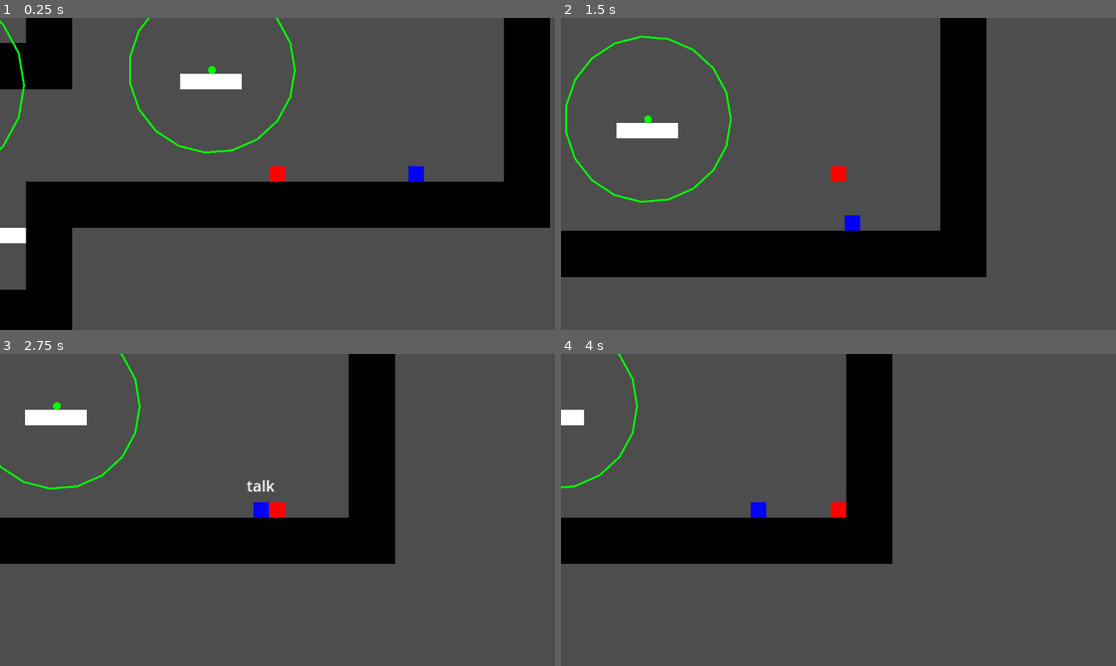
Above: before the commit, frames 1-4 (two rows, left to right).
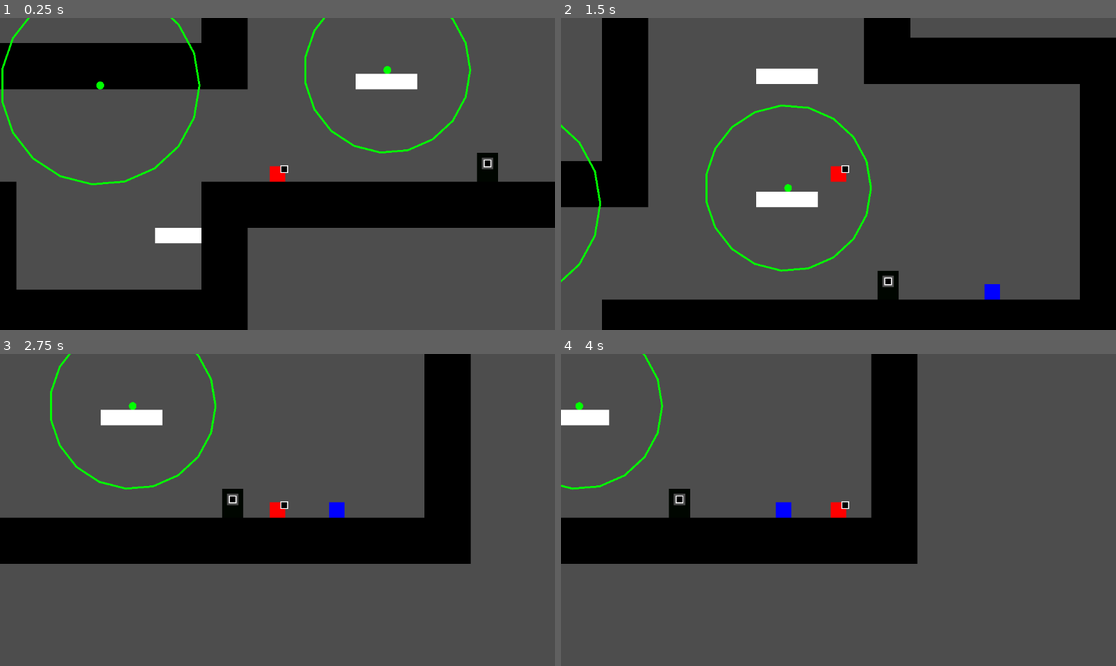
Above: after the commit, the same moments.

Repository: Lukko-Digital/upwell
Game: Godot game, scene res://src/main.tscn
Two runs of this game, one before a commit and one after it. Both use one fixed random seed, a clock stepped at 60 frames per second and the inputs below.
Inputs (mouse positions are in pixels of both pictures, inside the frame that each line leads up to):
- Up to frame 1 (0.25 s): no input
- Up to frame 2 (1.5 s): tap Enter at 0.5 s; move the mouse to (960, 158) at 0.52 s; hold Right mouse button (attract) 0.53-1.28 s; hold D (right) from 0.53 s (still down); tap Space (jump) at 0.77 s; move the mouse to (727, 189) at 1.27 s; tap E (interact) at 1.35 s
- Up to frame 3 (2.75 s): tap Space (jump) at 1.52 s; move the mouse to (333, 441) at 2.02 s; release D (right) at 2.03 s; press the mouse at (333, 441) at 2.03 s; hold A (left) from 2.03 s (still down)
- Up to frame 4 (4 s): move the mouse to (810, 572) at 2.77 s; release A (left) at 2.78 s; release the mouse at (810, 572) at 2.78 s; hold D (right) from 2.78 s (still down); right-click (810, 572) at 2.85 s; tap Space (jump) at 3.02, 3.77 s; move the mouse to (1005, 556) at 3.52 s; hold E (interact) from 3.53 s (still down)

The runs differ from the first frame. In frame 1, 27% of the frame differs, in the area x 0-100%, y 0-100%; in frame 2, 45%; in frame 3, 14%; in frame 4, 6.9%.

Commit message:
create clicker and holder scenes

Diff:
--- /dev/null
+++ b/src/level_elements/clicker.tscn
@@ -0,0 +1,15 @@
+[gd_scene format=3 uid="uid://tuityuo8eefb"]
+
+[node name="Clicker" type="ColorRect"]
+offset_left = -4.0
+offset_top = -4.0
+offset_right = 4.0
+offset_bottom = 4.0
+
+[node name="ColorRect" type="ColorRect" parent="."]
+layout_mode = 0
+offset_left = 1.0
+offset_top = 1.0
+offset_right = 7.0
+offset_bottom = 7.0
+color = Color(0, 0, 0, 1)
--- /dev/null
+++ b/src/level_elements/clicker_holder.gd
@@ -0,0 +1,2 @@
+extends Interactable
+class_name ClickerHolder
--- /dev/null
+++ b/src/level_elements/clicker_holder.tscn
@@ -0,0 +1,41 @@
+[gd_scene load_steps=4 format=3 uid="uid://cer8t0kfpov7b"]
+
+[ext_resource type="PackedScene" uid="uid://tuityuo8eefb" path="res://src/level_elements/clicker.tscn" id="1_dgxpk"]
+[ext_resource type="Script" path="res://src/level_elements/clicker_holder.gd" id="1_rct6y"]
+
+[sub_resource type="CircleShape2D" id="CircleShape2D_eoxif"]
+radius = 37.1214
+
+[node name="ClickerHolder" type="Area2D"]
+collision_layer = 8
+collision_mask = 2
+script = ExtResource("1_rct6y")
+
+[node name="Cutout" type="ColorRect" parent="."]
+offset_top = -30.0
+offset_right = 22.0
+color = Color(0, 0.0235294, 0, 1)
+
+[node name="Main" type="ColorRect" parent="."]
+offset_left = 5.0
+offset_top = -25.0
+offset_right = 17.0
+offset_bottom = -13.0
+color = Color(0.301961, 0.301961, 0.301961, 1)
+
+[node name="Clicker" parent="." instance=ExtResource("1_dgxpk")]
+offset_left = 7.0
+offset_top = -23.0
+offset_right = 15.0
+offset_bottom = -15.0
+
+[node name="CollisionShape2D" type="CollisionShape2D" parent="."]
+position = Vector2(11, -16)
+shape = SubResource("CircleShape2D_eoxif")
+
+[node name="InteractLabel" type="Label" parent="."]
+offset_top = -53.0
+offset_right = 22.0
+offset_bottom = -30.0
+text = "V"
+horizontal_alignment = 1
--- a/src/main.tscn
+++ b/src/main.tscn
@@ -1,9 +1,10 @@
-[gd_scene load_steps=8 format=3 uid="uid://dcf1k6whcfars"]
+[gd_scene load_steps=9 format=3 uid="uid://dcf1k6whcfars"]
 
 [ext_resource type="PackedScene" uid="uid://c7h28mip32chm" path="res://src/level_elements/tile_map.tscn" id="1_vqvly"]
 [ext_resource type="PackedScene" uid="uid://tfy83b2uc6hh" path="res://src/player.tscn" id="2_owwjj"]
 [ext_resource type="PackedScene" uid="uid://6aouvsx0hvfm" path="res://src/dad.tscn" id="3_g6c41"]
 [ext_resource type="Script" path="res://src/level_elements/artificial_gravity.gd" id="4_6cyqj"]
+[ext_resource type="PackedScene" uid="uid://cer8t0kfpov7b" path="res://src/level_elements/clicker_holder.tscn" id="5_iwbtf"]
 
 [sub_resource type="CircleShape2D" id="CircleShape2D_o7lrq"]
 radius = 86.0058
@@ -20,7 +21,7 @@
 layer_0/tile_data = PackedInt32Array(65532, 0, 0, 65533, 0, 0, 65534, 0, 0, 65535, 0, 0, 0, 0, 0, 1, 0, 0, 2, 0, 0, 3,  …(17700 unchanged characters)…
 
 [node name="Player" parent="." instance=ExtResource("2_owwjj")]
-position = Vector2(-171, -21)
+position = Vector2(-353, -10)
 
 [node name="Camera2D" type="Camera2D" parent="Player"]
 zoom = Vector2(2, 2)
@@ -86,3 +87,6 @@
 
 [node name="CollisionShape2D" type="CollisionShape2D" parent="AGs/tower/ArtificialGravity4"]
 shape = SubResource("CircleShape2D_lj5bo")
+
+[node name="ClickerHolder" parent="." instance=ExtResource("5_iwbtf")]
+position = Vector2(-146, 0)
--- a/src/player.tscn
+++ b/src/player.tscn
@@ -1,7 +1,8 @@
-[gd_scene load_steps=6 format=3 uid="uid://tfy83b2uc6hh"]
+[gd_scene load_steps=7 format=3 uid="uid://tfy83b2uc6hh"]
 
 [ext_resource type="Script" path="res://src/player.gd" id="1_lbj7m"]
 [ext_resource type="PackedScene" uid="uid://br8qm13yce4pr" path="res://src/dialogue/dialogue_ui.tscn" id="2_cft6f"]
+[ext_resource type="PackedScene" uid="uid://tuityuo8eefb" path="res://src/level_elements/clicker.tscn" id="3_joqfy"]
 
 [sub_resource type="RectangleShape2D" id="RectangleShape2D_piej1"]
 size = Vector2(16, 16)
@@ -42,4 +43,10 @@
 
 [node name="DialogueUi" parent="." instance=ExtResource("2_cft6f")]
 
+[node name="Clicker" parent="." instance=ExtResource("3_joqfy")]
+offset_left = 3.0
+offset_top = -9.0
+offset_right = 11.0
+offset_bottom = -1.0
+
 [connection signal="dialogue_finished" from="DialogueUi" to="." method="_on_dialogue_ui_dialogue_finished"]
